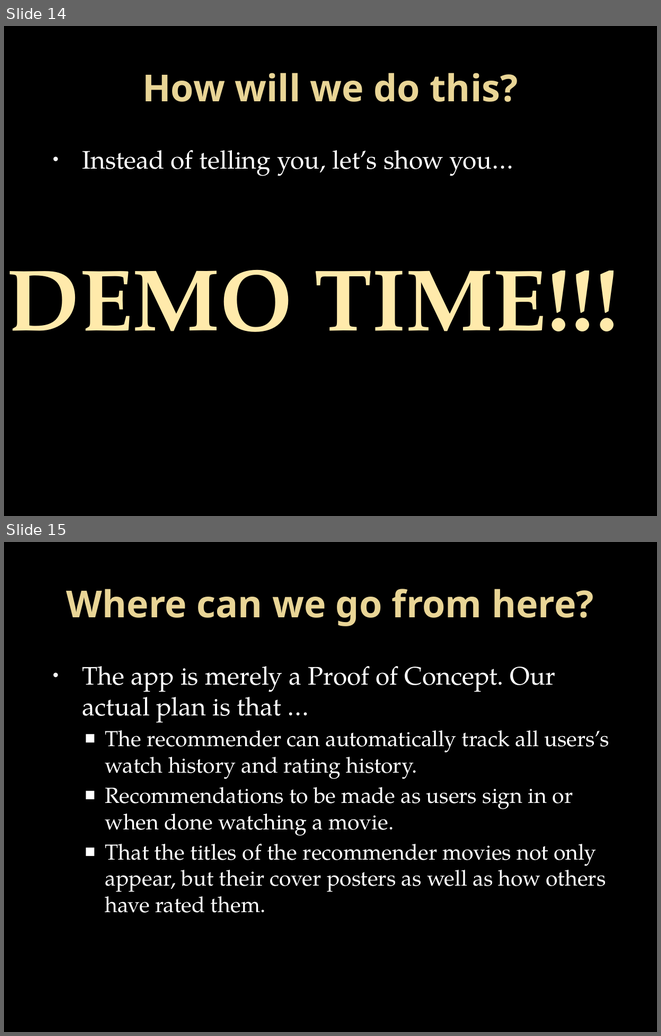
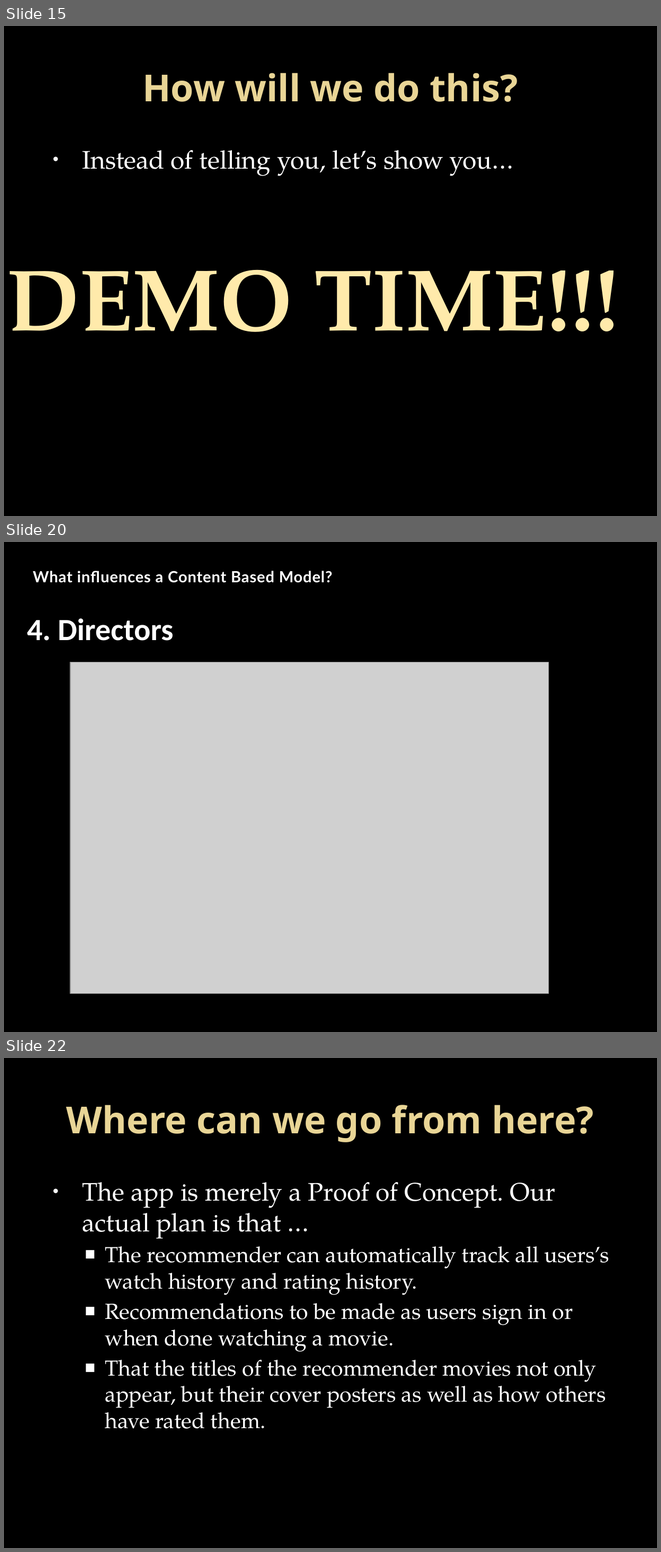
Before and after one commit to stanjaak123/Netflix-Recommender-using-Unsupervised-Machine-Learning-Clustering-, a slide deck: Presentation_slides.pptx. Shown one above the other, each under a label of ours: slides 14 and 15 before the commit, slides 15, 20 and 22 after it; the slides between them are not shown. The pictures are 661x1036 and 661x1552 pixels, drawn with LibreOffice and Linux fonts; fonts in the diff are those of the drawing; grey boxes stand for pictures; background and template pictures are left out. Boxes give left, top, right and bottom in pixels: in the first picture for what was removed or moved away, otherwise in the second. Text is boxed around its words. In the diff, an @@ line names an element or a change of style, - is before the commit and + after.

```diff
--- a/Presentation_slides.pptx
+++ b/Presentation_slides.pptx
@@ slide 20 added at [4, 542, 657, 1032], background picture (left out) @@
@@ text added at [33, 571, 333, 583], 17 pt, text #FFFFFF, bold @@
+What influences a Content Based Model?
@@ text added at [27, 618, 173, 641], 34 pt, text #FFFFFF, bold @@
+4. Directors
@@ picture added at [71, 662, 548, 993] @@
@@ what was slide 14 is now slide 15 @@
@@ what was slide 15 is now slide 22 @@
```
Also in this commit, not shown: 6 other slides added, 54 other files.
